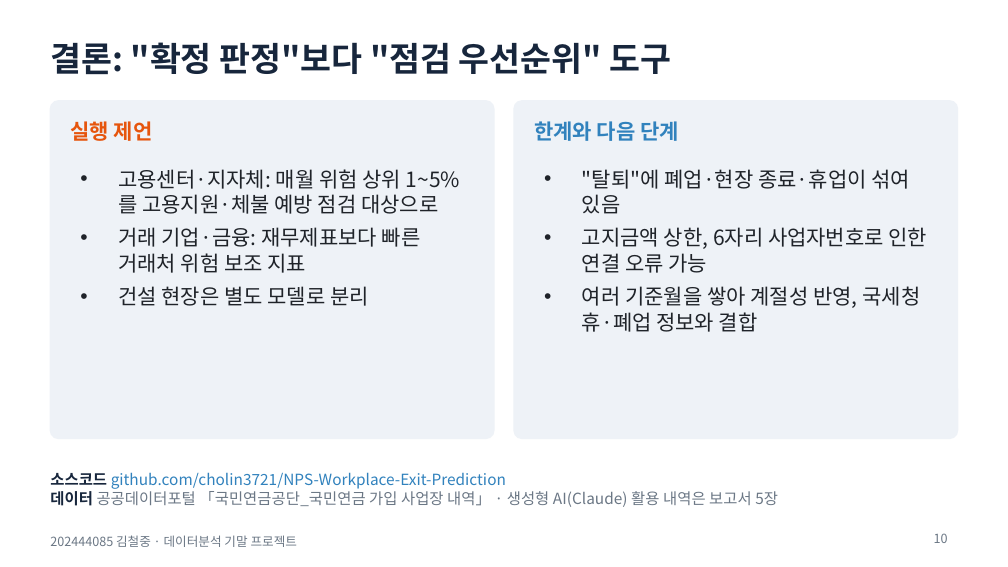
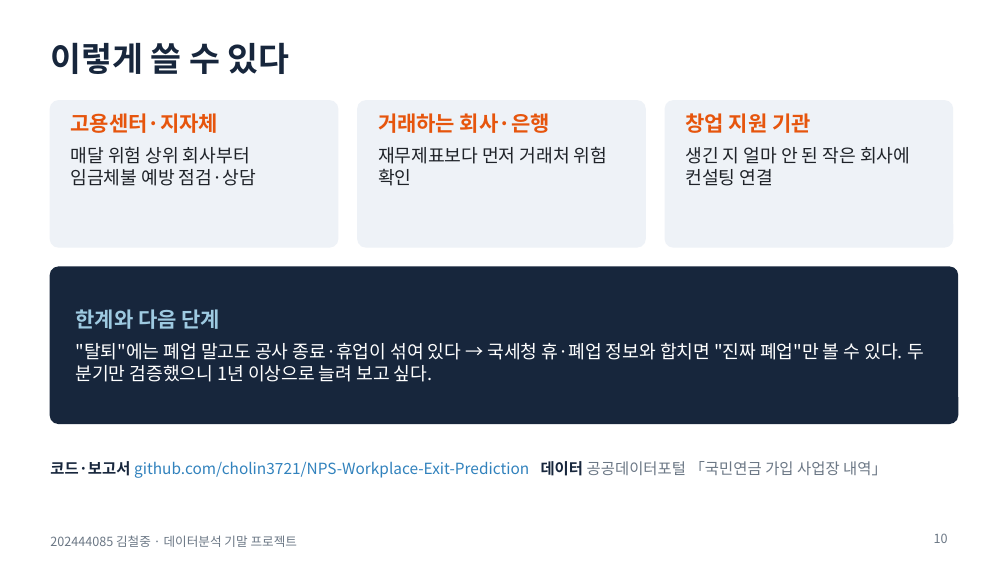
Before and after one commit to cholin3721/NPS-Workplace-Exit-Prediction, a slide deck: slide 10 of docs/202444085_김철중_기말프로젝트_발표.pptx. Drawn at 1008x567 pixels with LibreOffice and Linux fonts; fonts in the diff are those of the drawing. Boxes give left, top, right and bottom in pixels: in the first picture for what was removed or moved away, otherwise in the second. Text is boxed around its words. In the diff, an @@ line names an element or a change of style, - is before the commit and + after.

```diff
--- a/docs/202444085_김철중_기말프로젝트_발표.pptx
+++ b/docs/202444085_김철중_기말프로젝트_발표.pptx
@@ title at box(50, 42, 290, 74): text changed @@
-결론: "확정 판정"보다 "점검 우선순위" 도구
+이렇게 쓸 수 있다
@@ rounded rectangle: place and size @@
-rounded rectangle at box(50, 101, 494, 438)
+rounded rectangle at box(50, 101, 338, 247)
@@ rounded rectangle at box(50, 101, 338, 247): proportions changed @@
@@ text at box(71, 113, 256, 186): text changed; size 15 to 13 pt; text colour #E6550D to #1F2329; bold off @@
-실행 제언
+고용센터·지자체
+매달 위험 상위 회사부터 임금체불 예방 점검·상담
@@ text "고용센터·지자체" at box(71, 113, 256, 186): vertical alignment middle to top @@
@@ rounded rectangle added at box(358, 101, 645, 247), fill #EEF2F7, outline #EEF2F7 1 pt @@
@@ text added at box(378, 113, 607, 186), 13 pt, text #1F2329 @@
+거래하는 회사·은행
+재무제표보다 먼저 거래처 위험 확인
@@ rounded rectangle at box(665, 101, 953, 247): proportions changed @@
@@ rounded rectangle: place and size @@
-rounded rectangle at box(514, 101, 958, 438)
+rounded rectangle at box(665, 101, 953, 247)
@@ text at box(685, 113, 910, 186): text changed; size 15 to 13 pt @@
-• "탈퇴"에 폐업·현장 종료·휴업이 섞여 있음
-• 고지금액 상한, 6자리 사업자번호로 인한 연결 오류 가능
-• 여러 기준월을 쌓아 계절성 반영, 국세청 휴·폐업 정보와 결합
+창업 지원 기관
+생긴 지 얼마 안 된 작은 회사에 컨설팅 연결
@@ text removed at box(534, 121, 679, 141) @@
-한계와 다음 단계
@@ text removed at box(118, 169, 460, 306) @@
-• 고용센터·지자체: 매월 위험 상위 1~5%를 고용지원·체불 예방 점검 대상으로
-• 거래 기업·금융: 재무제표보다 빠른 거래처 위험 보조 지표
-• 건설 현장은 별도 모델로 분리
@@ rounded rectangle added at box(50, 267, 958, 423), fill #17263C, outline #17263C 1 pt @@
@@ text added at box(76, 309, 924, 382), 13 pt, text #FFFFFF @@
+한계와 다음 단계
+"탈퇴"에는 폐업 말고도 공사 종료·휴업이 섞여 있다 → 국세청 휴·폐업 정보와 합치면 "진짜 폐업"만 볼 수 있다. 두 분기만 검증했으니 1년 이상으로 늘려 보고 싶다.
@@ text at box(50, 461, 887, 478): text changed @@
-소스코드 github.com/cholin3721/NPS-Workplace-Exit-Prediction
-데이터 공공데이터포털 「국민연금공단_국민연금 가입 사업장 내역」 · 생성형 AI(Claude) 활용 내역은 보고서 5장
+코드·보고서 github.com/cholin3721/NPS-Workplace-Exit-Prediction 데이터 공공데이터포털 「국민연금 가입 사업장 내역」
```
Also in this commit, not shown: 6 other slides changed, 3 slides added, 3 slides removed, 6 other files.
